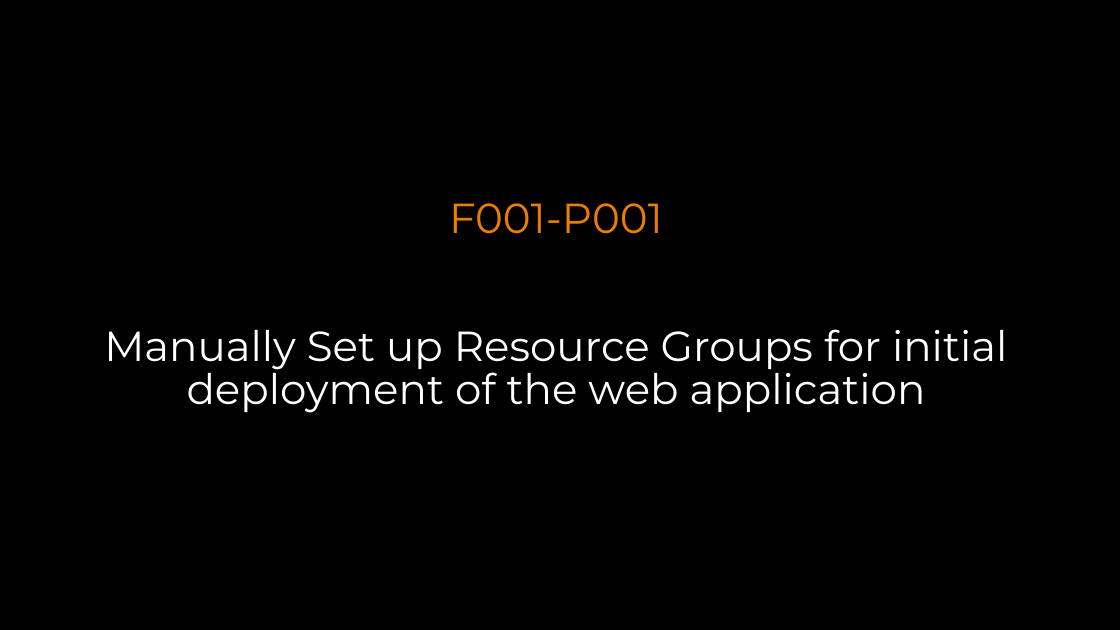
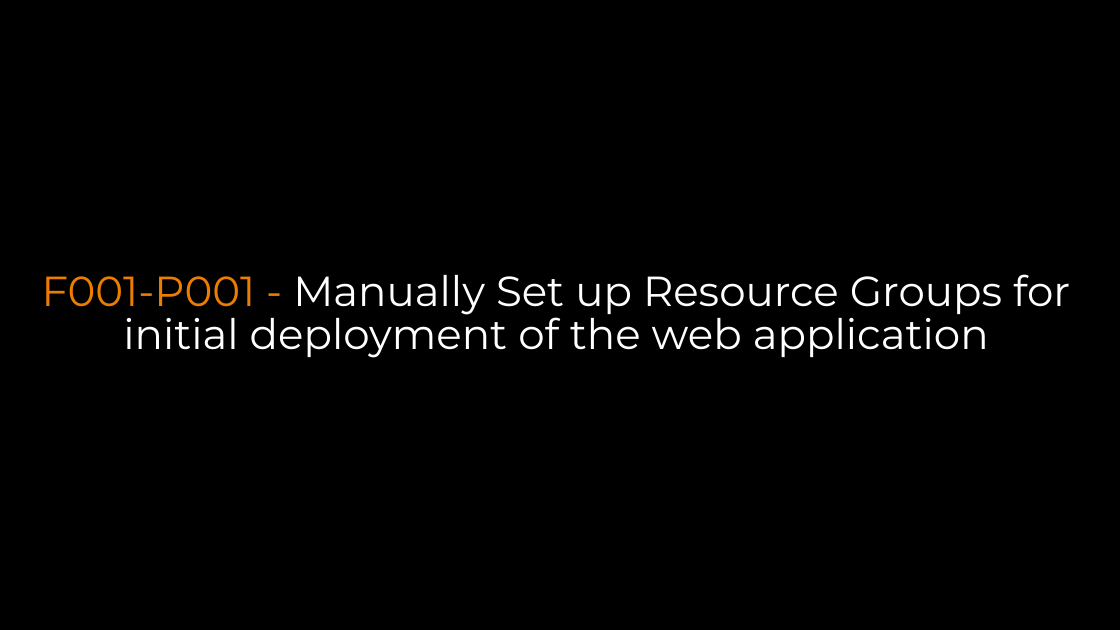
Before and after one commit to gourav8jain/Test-GDBC-2018, a slide deck: slide 4 of Challenges.pptx. Drawn at 1120x630 pixels with LibreOffice and Linux fonts; fonts in the diff are those of the drawing; background and template pictures are left out. Boxes give left, top, right and bottom in pixels: in the first picture for what was removed or moved away, otherwise in the second. Text is boxed around its words. In the diff, an @@ line names an element or a change of style, - is before the commit and + after.

```diff
--- a/Challenges.pptx
+++ b/Challenges.pptx
@@ text at [42, 274, 1070, 358]: text changed @@
-F001-P001
-Manually Set up Resource Groups for initial deployment of the web application
+F001-P001 - Manually Set up Resource Groups for initial deployment of the web application
```
Also in this commit, not shown: 5 other slides changed, 17 slides added, 1 slide removed, 1 other file.
